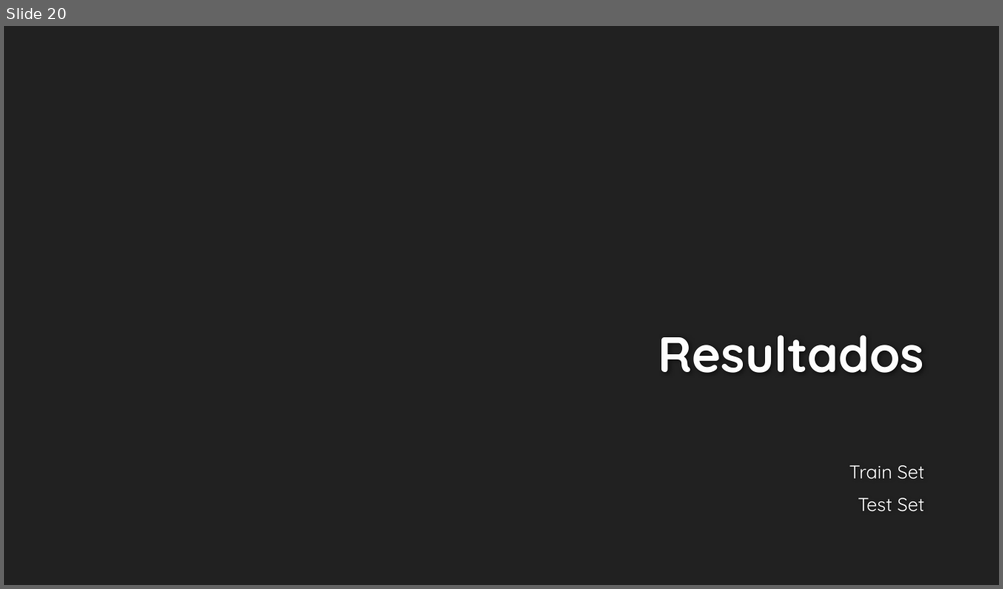
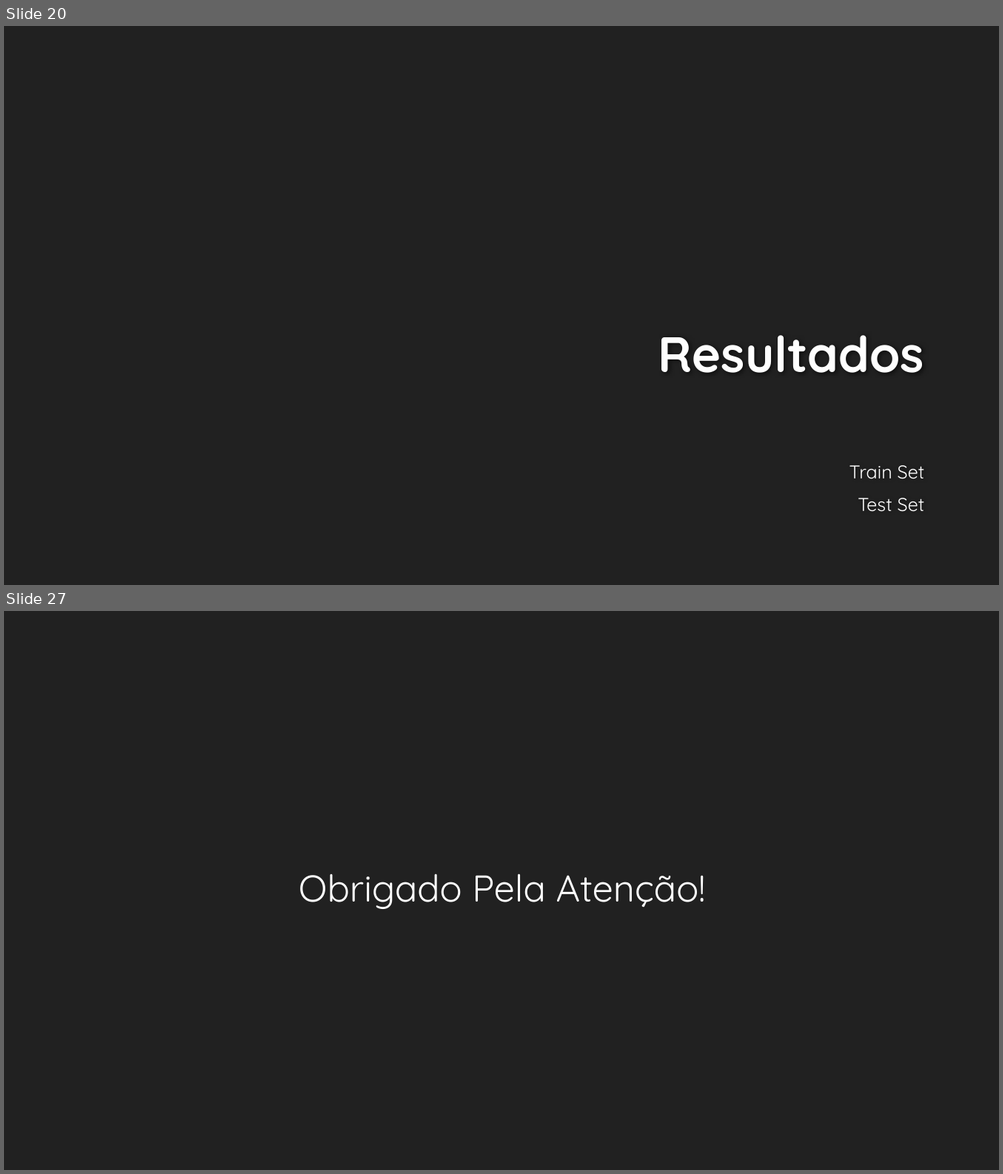
Before and after one commit to JoaoSRocha/AGE_Costa_Rocha, a slide deck: mid-season_report/AGE.pptx. Shown one above the other, each under a label of ours: slide 20 before the commit, slides 20 and 27 after it; the slides between them are not shown. The pictures are 1003x589 and 1003x1174 pixels, drawn with LibreOffice and Linux fonts; fonts in the diff are those of the drawing; background and template pictures are left out. Boxes give left, top, right and bottom in pixels: in the first picture for what was removed or moved away, otherwise in the second. Text is boxed around its words. In the diff, an @@ line names an element or a change of style, - is before the commit and + after.

```diff
--- a/mid-season_report/AGE.pptx
+++ b/mid-season_report/AGE.pptx
@@ slide 27 added at (4, 611, 999, 1170), background #212121 @@
@@ text added at (299, 874, 706, 909), 36 pt, text #FFFFFF @@
+Obrigado Pela Atenção!
```
Also in this commit, not shown: 5 slides changed, 4 other slides added, 5 other files.
